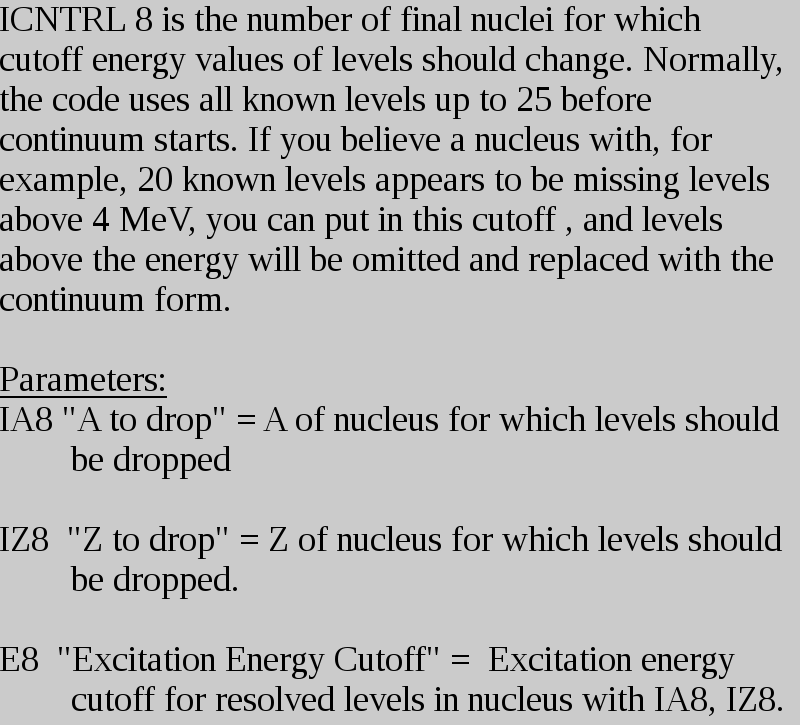
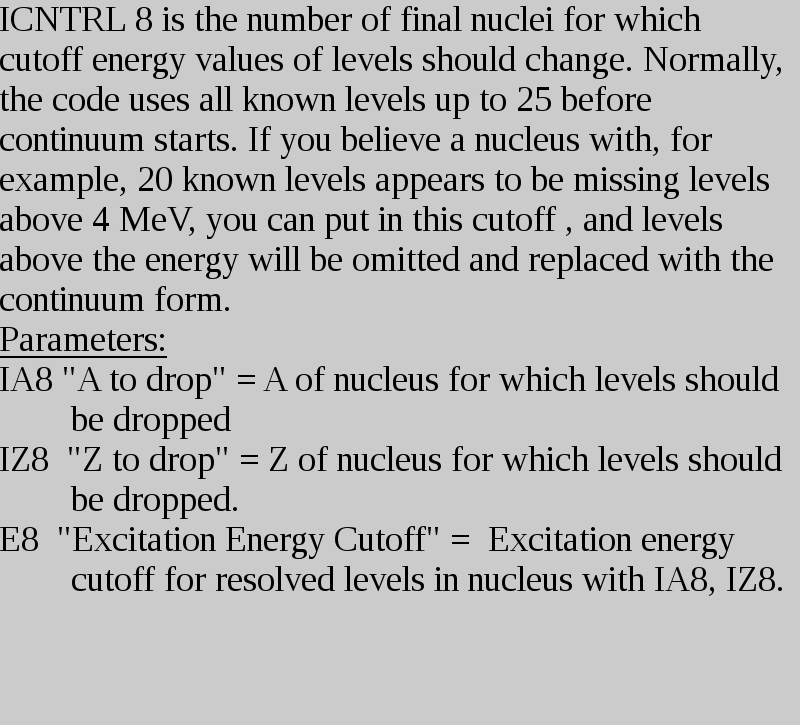
Revision of a layered 800 x 725 image; what changed, layer by layer:
painted on "ICNTRL 8 is the number of fina..." over [0, 327, 783, 716]
